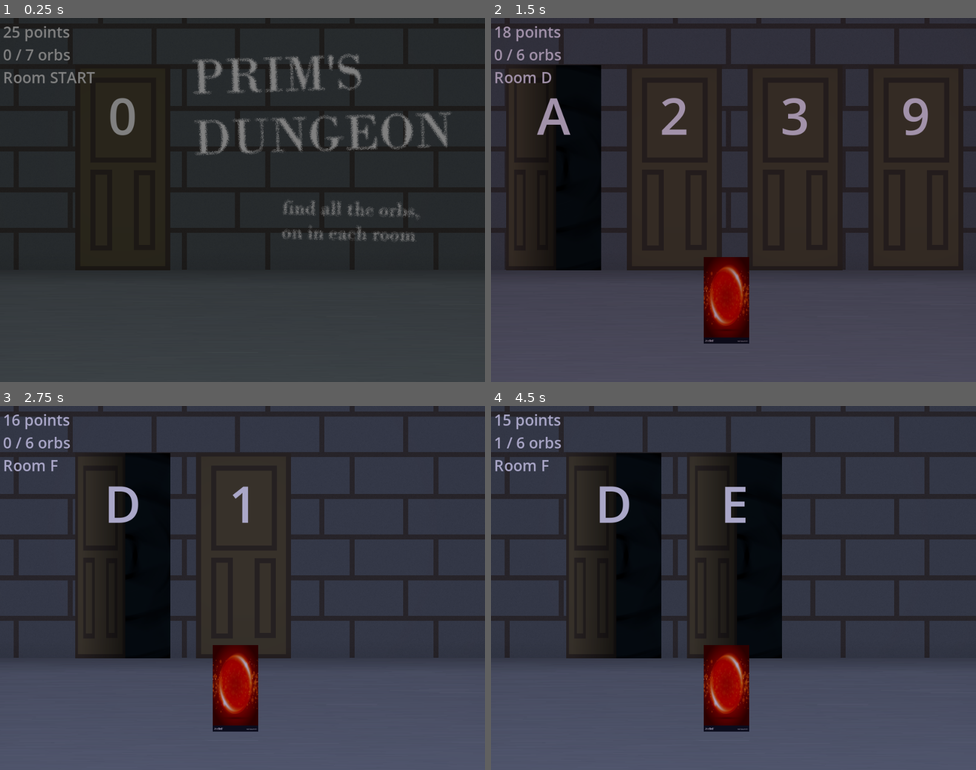
Above: before the commit, frames 1-4 (two rows, left to right).
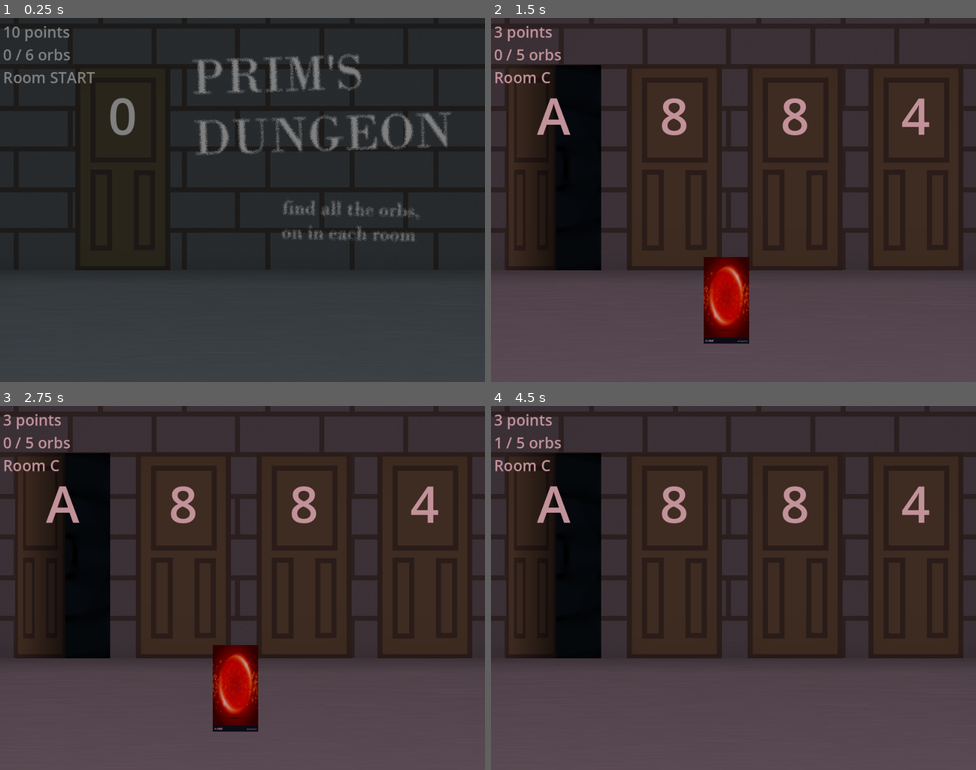
Above: after the commit, the same moments.

Repository: DasParijat/Prims-Dungeon
Game: Godot game, scene res://Game/game.tscn
Same seed, same stepped clock (60 frames per second), same inputs: the game is played once before the commit and once after it.
Inputs (mouse positions are in pixels of both pictures, inside the frame that each line leads up to):
- Up to frame 1 (0.25 s): no input
- Up to frame 2 (1.5 s): click "efef" at 0.5 s; click "efef" at 1.25 s
- Up to frame 3 (2.75 s): click "efef" at 2 s
- Up to frame 4 (4.5 s): click "efef" at 2.75 s; click (728, 689) at 3.5 s; click "efef" at 4.25 s

The runs differ from the first frame. In frame 1, less than 0.1% of the frame differs, in the area x 0-7%, y 2-12%; in frame 2, 2.8%; in frame 3, 37%; in frame 4, 45%, in the area x 0-100%, y 2-100%.

Commit message:
Fixed background texture when resetting

Diff:
--- a/Game/game.gd
+++ b/Game/game.gd
@@ -5,6 +5,10 @@
 @onready var background: TextureRect = $Room/Background
 @onready var points_label : Label = $PointsLabel
 @onready var orb : TextureButton = $Room/Orb
+
+@export_category("Number of Rooms")
+@export var MIN_ROOMS : int
+@export var MAX_ROOMS : int
 
 var cur_dungeon : Dungeon
 
@@ -31,24 +35,29 @@
 
 func create_dungeon() -> void:
 	randomize()
-	cur_dungeon = Dungeon.new(randi_range(5, 15))
+	cur_dungeon = Dungeon.new(randi_range(MIN_ROOMS, MAX_ROOMS))
 	rooms_array = cur_dungeon.rooms_array
 	doors_array = cur_dungeon.doors_array
 
 func start_game(start_room : Room) -> void:
 	for door in doors_array:
+		# Lock all doors
 		door.is_locked = true
 	for room in rooms_array:
+		# Give orbs to all rooms
 		if room.letter_id != "START":
 			room.orb_found = false
 
+	# Set global values
 	GRH.orbs_found = 0
-	GRH.points = cur_dungeon.points_needed_to_win #PrimMST.new().calculate_mst(rooms_array, doors_array)
+	GRH.points = cur_dungeon.points_needed_to_win
 	if GRH.points <= 0:
 		printerr("Game / PrimMST: GIVEN <= 0 POINTS FROM MST CLASS. FREE POINTS AWARDED")
 		GRH.points = randi_range(3, 5) * doors_array.size()
 
+	# Set up current room
 	cur_room = start_room
+	if cur_room.letter_id != "START": background.texture = preload("uid://bxr5f1evya50u")
 	load_room(cur_room)
 
 func _process(delta : float) -> void:
--- a/Game/game.tscn
+++ b/Game/game.tscn
@@ -14,6 +14,8 @@
 
 [node name="Game" type="Node2D"]
 script = ExtResource("1_v2p7b")
+MIN_ROOMS = 5
+MAX_ROOMS = 5
 
 [node name="Camera2D" type="Camera2D" parent="."]
 
